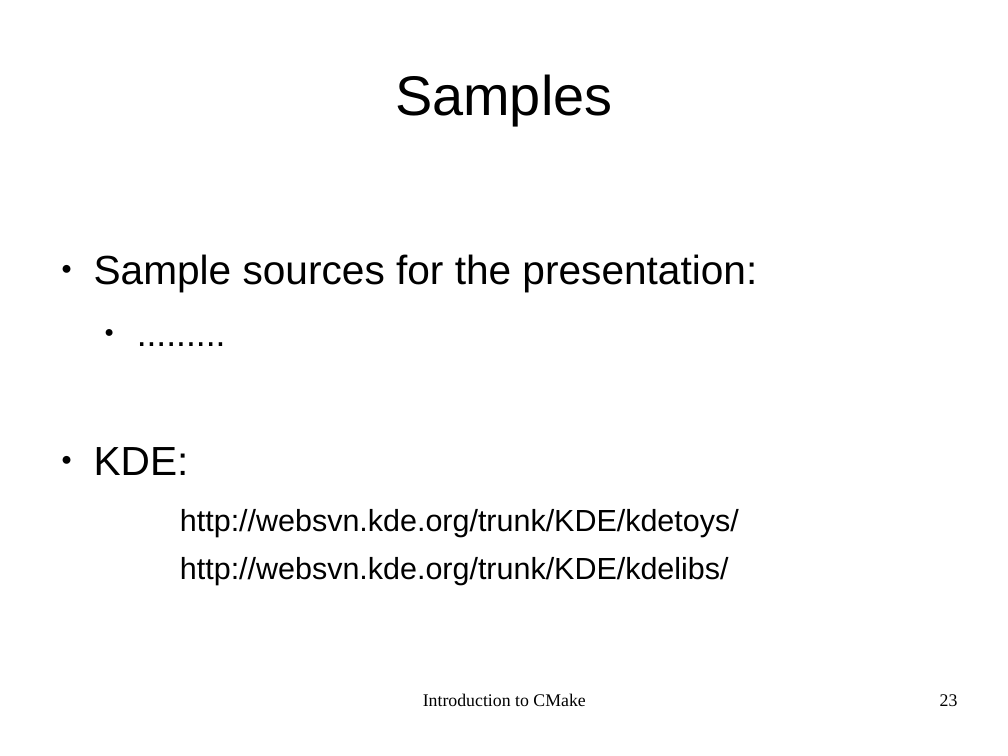
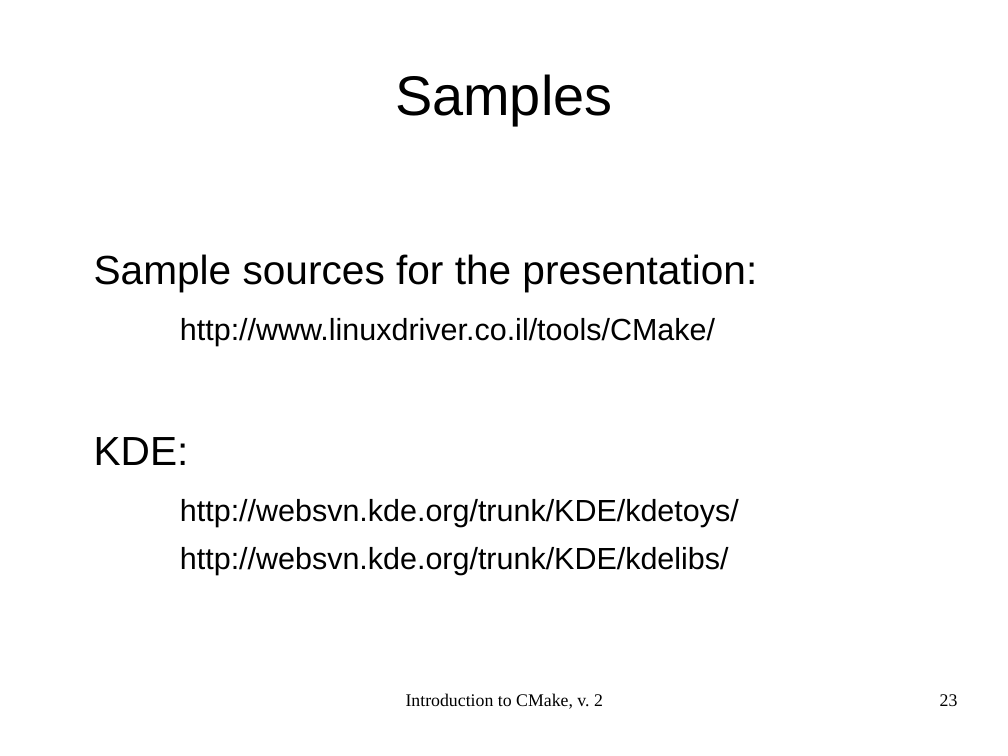
Before and after one commit to shlomif/shlomi-fish-homepage, a slide deck: slide 23 of t2/lecture/CMake/introduction_to_cmake-2.odp. Drawn at 1008x756 pixels with LibreOffice and Linux fonts; fonts in the diff are those of the drawing. Boxes give left, top, right and bottom in pixels: in the first picture for what was removed or moved away, otherwise in the second. Text is boxed around its words. In the diff, an @@ line names an element or a change of style, - is before the commit and + after.

```diff
--- a/t2/lecture/CMake/introduction_to_cmake-2.odp
+++ b/t2/lecture/CMake/introduction_to_cmake-2.odp
@@ text at box(94, 254, 757, 465): bullet ● to none @@
@@ text at box(180, 318, 715, 346): text changed; size 28 to 24 pt @@
-  ● .........
+    http://www.linuxdriver.co.il/tools/CMake/
@@ text at box(406, 693, 603, 709): text changed @@
-Introduction to CMake
+Introduction to CMake, v. 2
```
Also in this commit, not shown: 21 other slides changed, 1 slide added, 8 slides removed, 2 other files.
